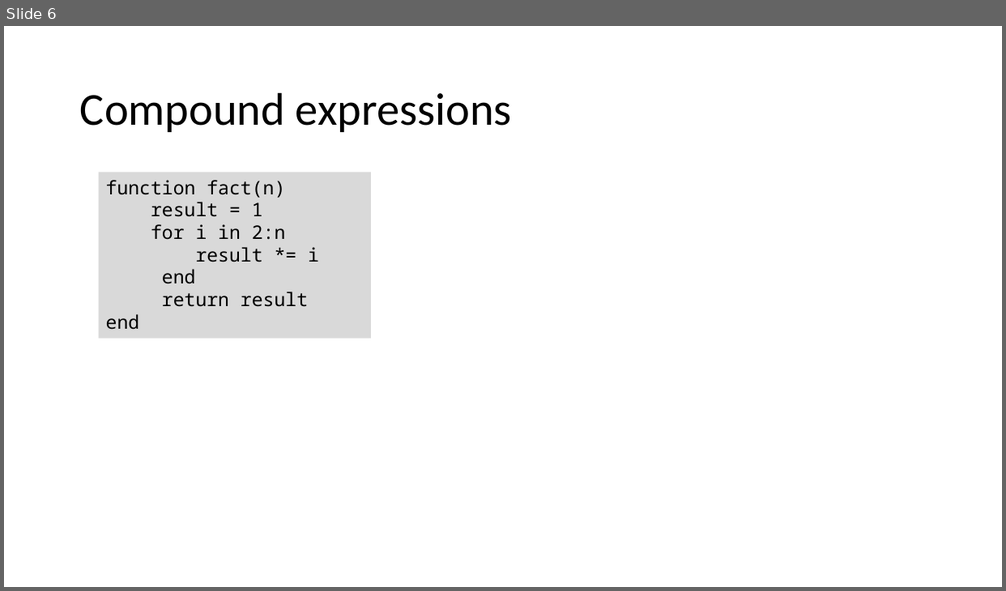
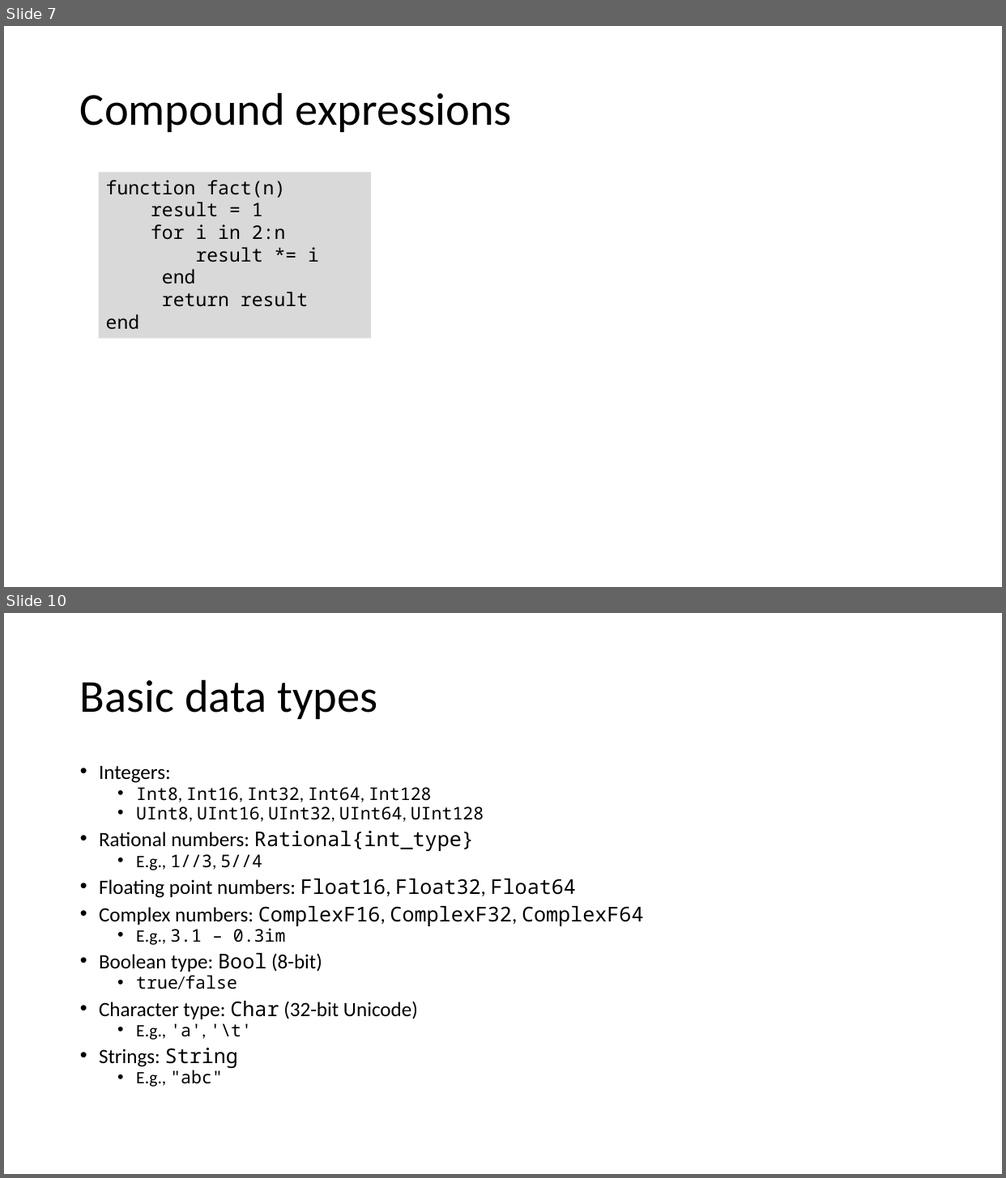
Before and after one commit to gjbex/Julia_good_bad_ugly, a slide deck: Julia,_good_back_ugly.pptx. Shown one above the other, each under a label of ours: slide 6 before the commit, slides 7 and 10 after it; the slides between them are not shown. The pictures are 1006x591 and 1006x1178 pixels, drawn with LibreOffice and Linux fonts; fonts in the diff are those of the drawing. Boxes give left, top, right and bottom in pixels: in the first picture for what was removed or moved away, otherwise in the second. Text is boxed around its words. In the diff, an @@ line names an element or a change of style, - is before the commit and + after.

Commit message:
Add section on data types

```diff
--- a/Julia,_good_back_ugly.pptx
+++ b/Julia,_good_back_ugly.pptx
@@ slide 10 added at (4, 613, 1002, 1174), background #FFFFFF @@
@@ title added at (80, 679, 377, 719), 44 pt, text #000000 @@
+Basic data types
@@ text added at (99, 766, 644, 1087), 19.6 pt, text #000000 @@
+• Integers:
+  • Int8, Int16, Int32, Int64, Int128
+  • UInt8, UInt16, UInt32, UInt64, UInt128
+• Rational numbers: Rational{int_type}
+  • E.g., 1//3, 5//4
+• Floating point numbers: Float16, Float32, Float64
+• Complex numbers: ComplexF16, ComplexF32, ComplexF64
+  • E.g., 3.1 – 0.3im
+• Boolean type: Bool (8-bit)
+  • true/false
+• Character type: Char (32-bit Unicode)
+  • E.g., 'a', '\t'
+• Strings: String
+  • E.g., "abc"
@@ what was slide 6 is now slide 7 @@
```
Also in this commit, not shown: 1 slide changed, 5 other slides added.
